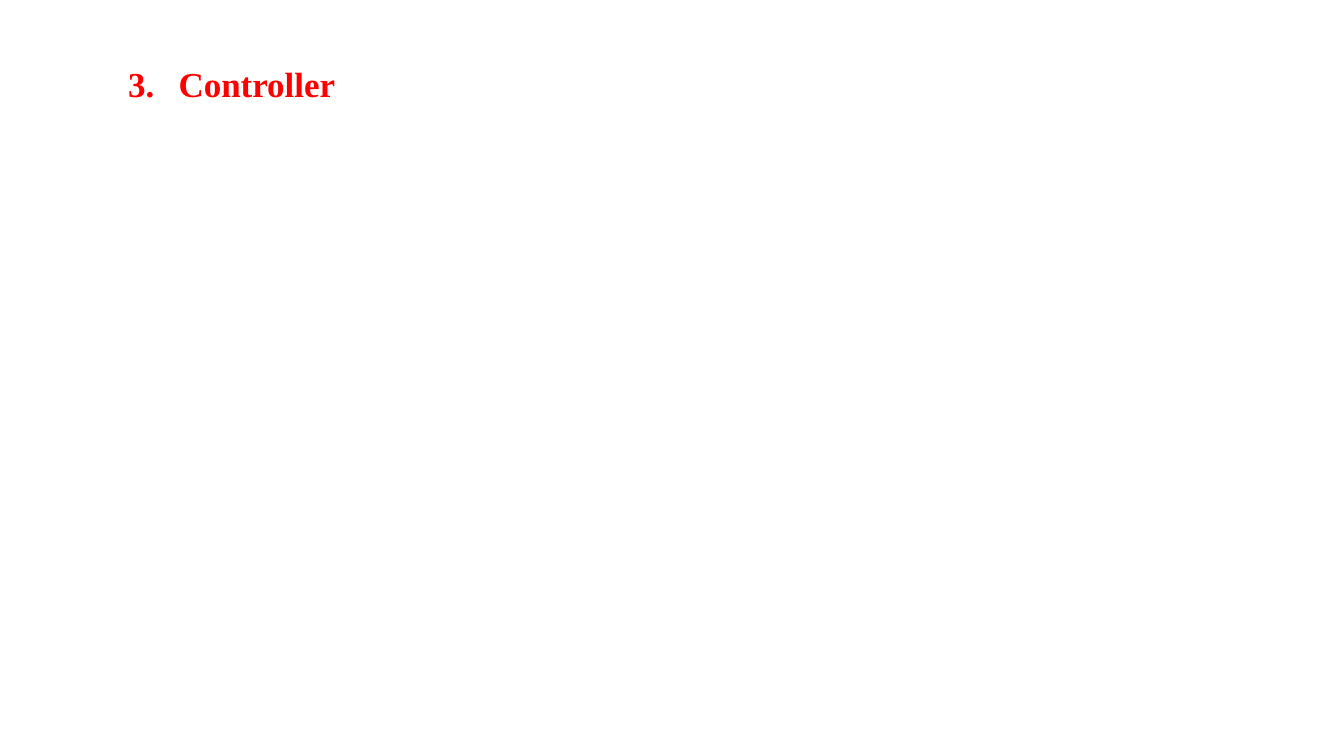
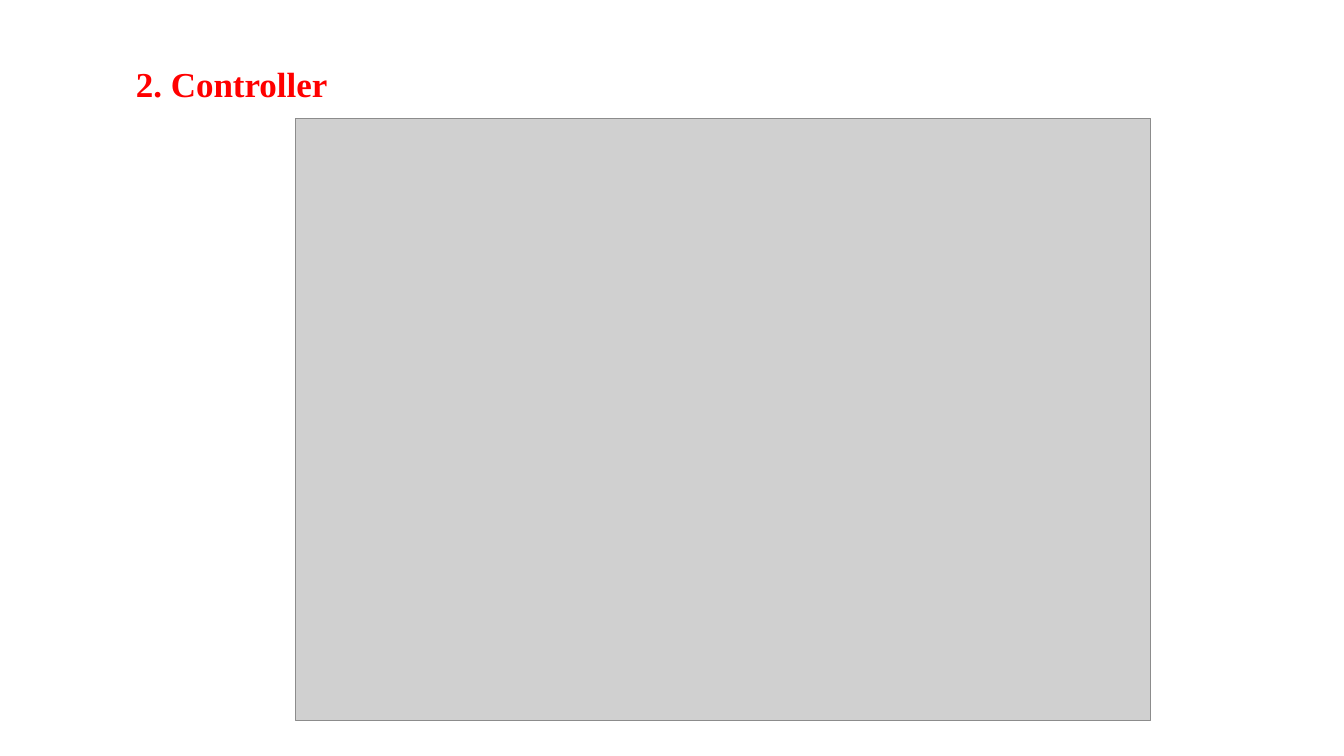
Before and after one commit to Djondang/Projet_UML-Java, a slide deck: slide 11 of model/PROJET UML.pptx (slide 12 before the commit). Drawn at 1344x756 pixels with LibreOffice and Linux fonts; fonts in the diff are those of the drawing; grey boxes stand for pictures. Boxes give left, top, right and bottom in pixels: in the first picture for what was removed or moved away, otherwise in the second. Text is boxed around its words. In the diff, an @@ line names an element or a change of style, - is before the commit and + after.

```diff
--- a/model/PROJET UML.pptx
+++ b/model/PROJET UML.pptx
@@ text at [136,72,327,98]: text changed @@
-3. Controller
+2. Controller
@@ picture added at [296,118,1151,721] @@
```
Also in this commit, not shown: 10 other slides changed, 1 slide added, 4 slides removed.
